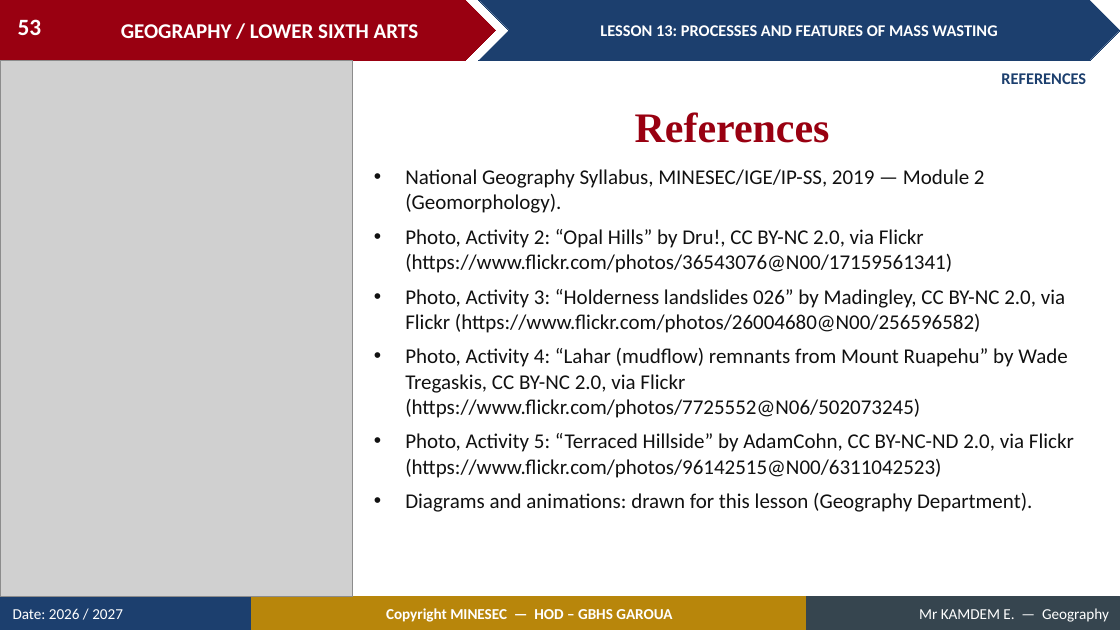
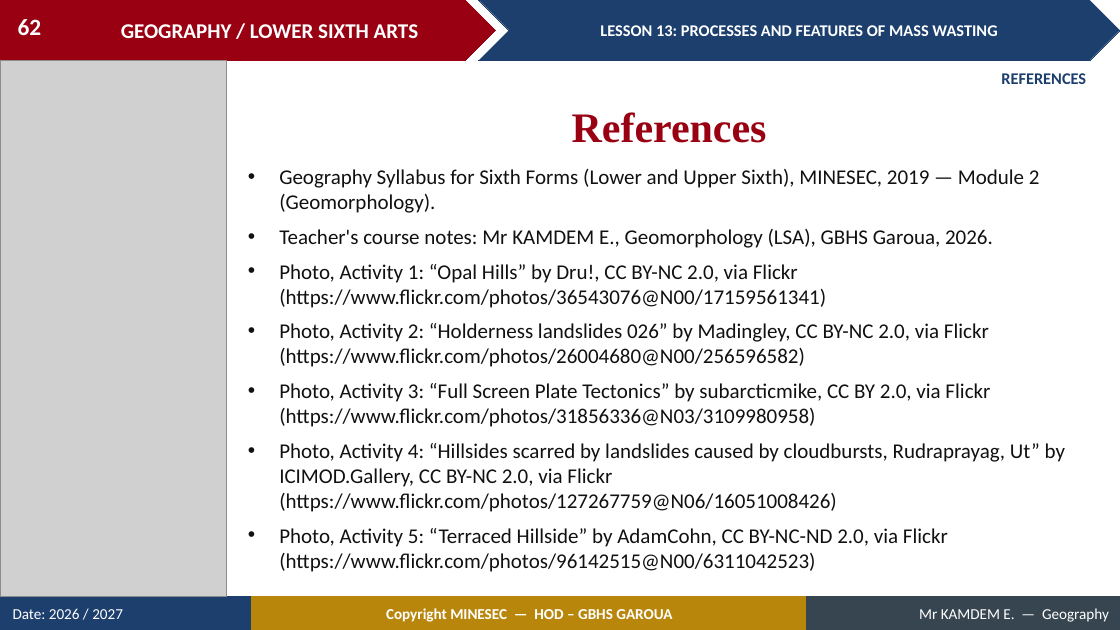
Before and after one commit to Berthautk/linea-github, a slide deck: slide 62 of lecons/LSA/Geomorphology/15_LSA_GEOMO_L13_Processes_and_Features_of_Mass_Wasting.pptx (slide 53 before the commit). Drawn at 1120x630 pixels with LibreOffice and Linux fonts; fonts in the diff are those of the drawing; grey boxes stand for pictures. Boxes give left, top, right and bottom in pixels: in the first picture for what was removed or moved away, otherwise in the second. Text is boxed around its words. In the diff, an @@ line names an element or a change of style, - is before the commit and + after.

```diff
--- a/lecons/LSA/Geomorphology/15_LSA_GEOMO_L13_Processes_and_Features_of_Mass_Wasting.pptx
+++ b/lecons/LSA/Geomorphology/15_LSA_GEOMO_L13_Processes_and_Features_of_Mass_Wasting.pptx
@@ page number at [18, 19, 42, 35]: text changed @@
-53
+62
@@ picture: place and size @@
-picture at [0, 60, 353, 597]
+picture at [0, 60, 227, 597]
@@ text "References": place and size @@
-text "References" at [635, 112, 830, 143]
+text "References" at [572, 112, 767, 143]
@@ text "Geography Syllabus for Sixth Forms ...": place and size @@
-text "Geography Syllabus for Sixth Forms ..." at [405, 169, 1074, 512]
+text "Geography Syllabus for Sixth Forms ..." at [279, 169, 1065, 572]
@@ text at [279, 169, 1065, 512]: text changed @@
-• National Geography Syllabus, MINESEC/IGE/IP-SS, 2019 — Module 2 (Geomorphology).
-• Photo, Activity 2: “Opal Hills” by Dru!, CC BY-NC 2.0, via Flickr (https://www.flickr.com/photos/36543076@N00/17159561341)
-• Photo, Activity 3: “Holderness landslides 026” by Madingley, CC BY-NC 2.0, via Flickr (https://www.flickr.com/photos/26004680@N00/256596582)
-• Photo, Activity 4: “Lahar (mudflow) remnants from Mount Ruapehu” by Wade Tregaskis, CC BY-NC 2.0, via Flickr (https://www.flickr.com/photos/7725552@N06/502073245)
+• Geography Syllabus for Sixth Forms (Lower and Upper Sixth), MINESEC, 2019 — Module 2 (Geomorphology).
+• Teacher's course notes: Mr KAMDEM E., Geomorphology (LSA), GBHS Garoua, 2026.
+• Photo, Activity 1: “Opal Hills” by Dru!, CC BY-NC 2.0, via Flickr (https://www.flickr.com/photos/36543076@N00/17159561341)
+• Photo, Activity 2: “Holderness landslides 026” by Madingley, CC BY-NC 2.0, via Flickr (https://www.flickr.com/photos/26004680@N00/256596582)
+• Photo, Activity 3: “Full Screen Plate Tectonics” by subarcticmike, CC BY 2.0, via Flickr (https://www.flickr.com/photos/31856336@N03/3109980958)
+• Photo, Activity 4: “Hillsides scarred by landslides caused by cloudbursts, Rudraprayag, Ut” by ICIMOD.Gallery, CC BY-NC 2.0, via Flickr (https://www.flickr.com/photos/127267759@N06/16051008426)
@@ text at [405, 493, 1032, 512]: paragraph removed @@
-• Diagrams and animations: drawn for this lesson (Geography Department).
```
Also in this commit, not shown: 36 other slides changed, 20 slides added, 10 slides removed, 52 other files.
